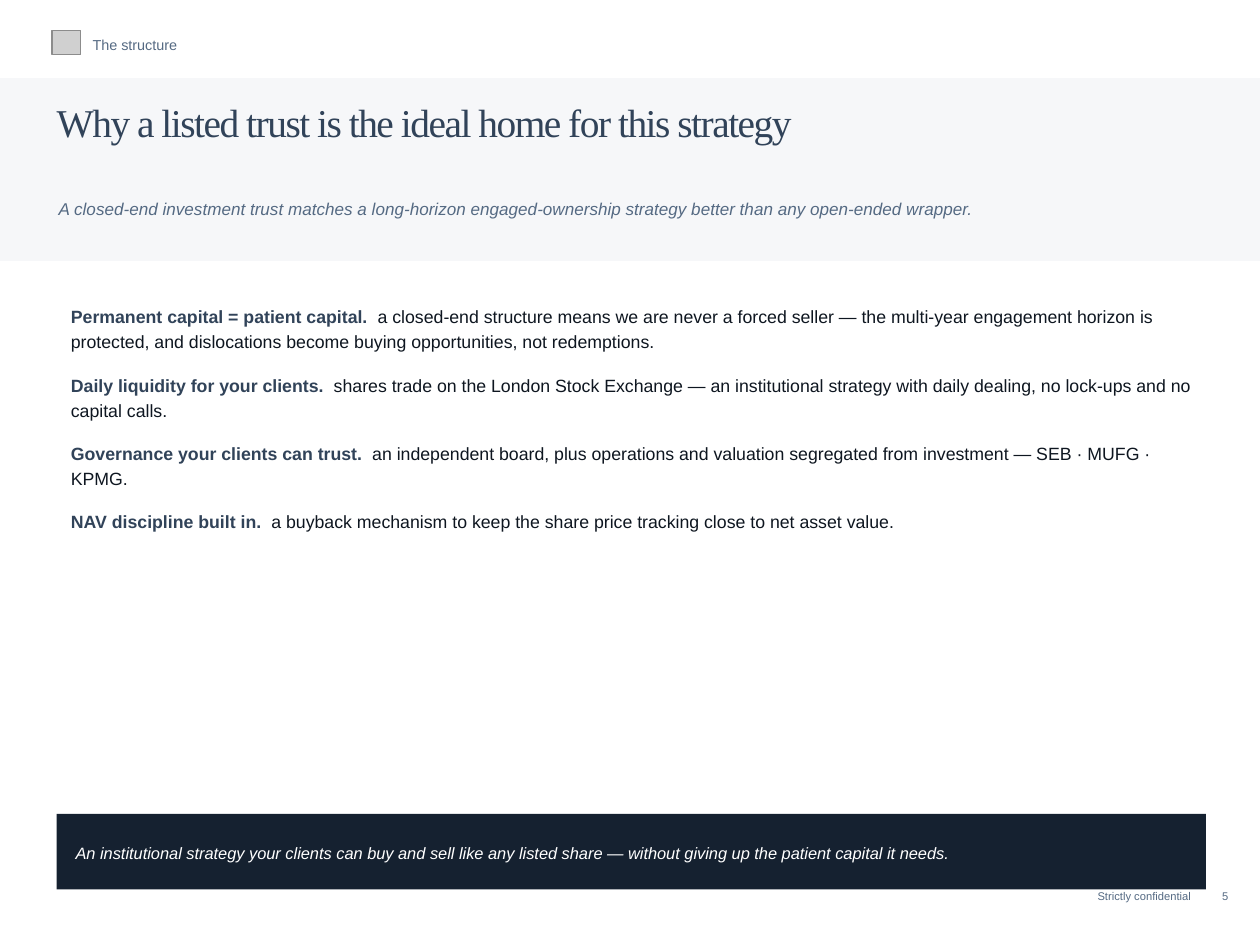
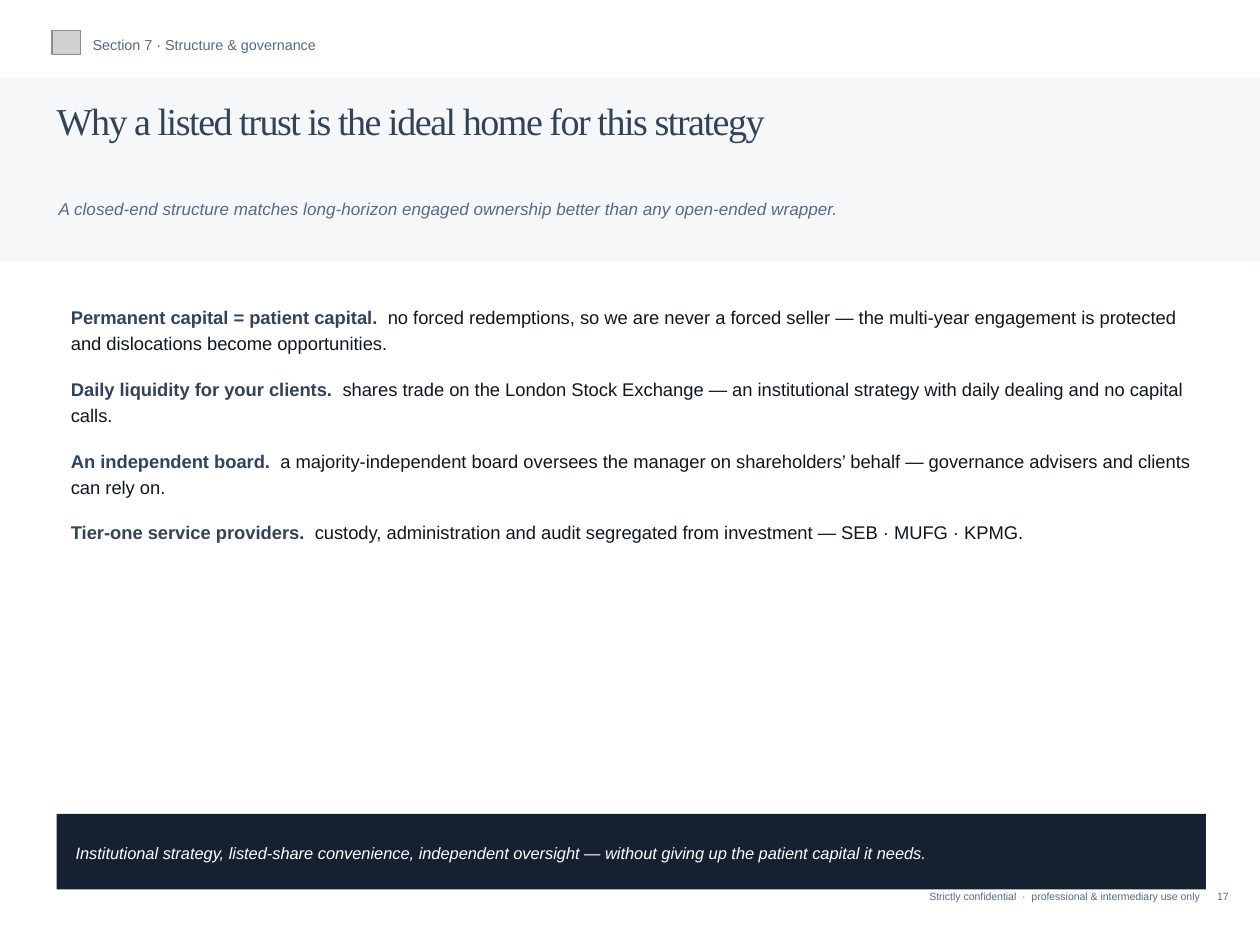
Before and after one commit to charette-lab/Claude, a slide deck: slide 18 of Athanase_Investment_Trust_Pitch.pptx (slide 6 before the commit). Drawn at 1260x945 pixels with LibreOffice and Linux fonts; fonts in the diff are those of the drawing; grey boxes stand for pictures. Boxes give left, top, right and bottom in pixels: in the first picture for what was removed or moved away, otherwise in the second. Text is boxed around its words. In the diff, an @@ line names an element or a change of style, - is before the commit and + after.

```diff
--- a/Athanase_Investment_Trust_Pitch.pptx
+++ b/Athanase_Investment_Trust_Pitch.pptx
@@ text at (93,39,316,53): text changed @@
-The structure
+Section 7 · Structure & governance
@@ text "Why a listed trust is ..." at (57,108,765,143): size 24 to 23.2 pt @@
@@ text at (59,202,837,219): text changed @@
-A closed-end investment trust matches a long-horizon engaged-ownership strategy better than any open-ended wrapper.
+A closed-end structure matches long-horizon engaged ownership better than any open-ended wrapper.
@@ text at (71,310,1190,543): text changed; size 10.8 to 11.2 pt @@
-Permanent capital = patient capital. a closed-end structure means we are never a forced seller — the multi-year engagement horizon is protected, and dislocations become buying opportunities, not redemptions.
-Daily liquidity for your clients. shares trade on the London Stock Exchange — an institutional strategy with daily dealing, no lock-ups and no capital calls.
-Governance your clients can trust. an independent board, plus operations and valuation segregated from investment — SEB · MUFG · KPMG.
-NAV discipline built in. a buyback mechanism to keep the share price tracking close to net asset value.
+Permanent capital = patient capital. no forced redemptions, so we are never a forced seller — the multi-year engagement is protected and dislocations become opportunities.
+Daily liquidity for your clients. shares trade on the London Stock Exchange — an institutional strategy with daily dealing and no capital calls.
+An independent board. a majority-independent board oversees the manager on shareholders’ behalf — governance advisers and clients can rely on.
+Tier-one service providers. custody, administration and audit segregated from investment — SEB · MUFG · KPMG.
@@ text at (76,847,926,862): text changed @@
-An institutional strategy your clients can buy and sell like any listed share — without giving up the patient capital it needs.
+Institutional strategy, listed-share convenience, independent oversight — without giving up the patient capital it needs.
@@ text at (929,892,1229,902): text changed; size 6.8 to 6.4 pt @@
-Strictly confidential 5
+Strictly confidential · professional & intermediary use only 17
```
Also in this commit, not shown: 8 other slides changed, 10 slides added, 1 other file.
